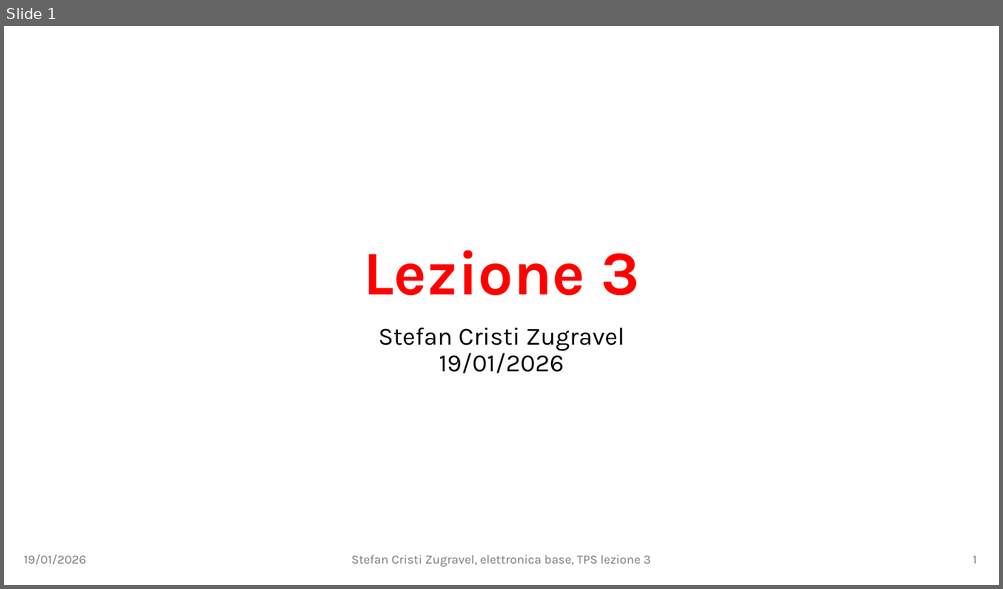
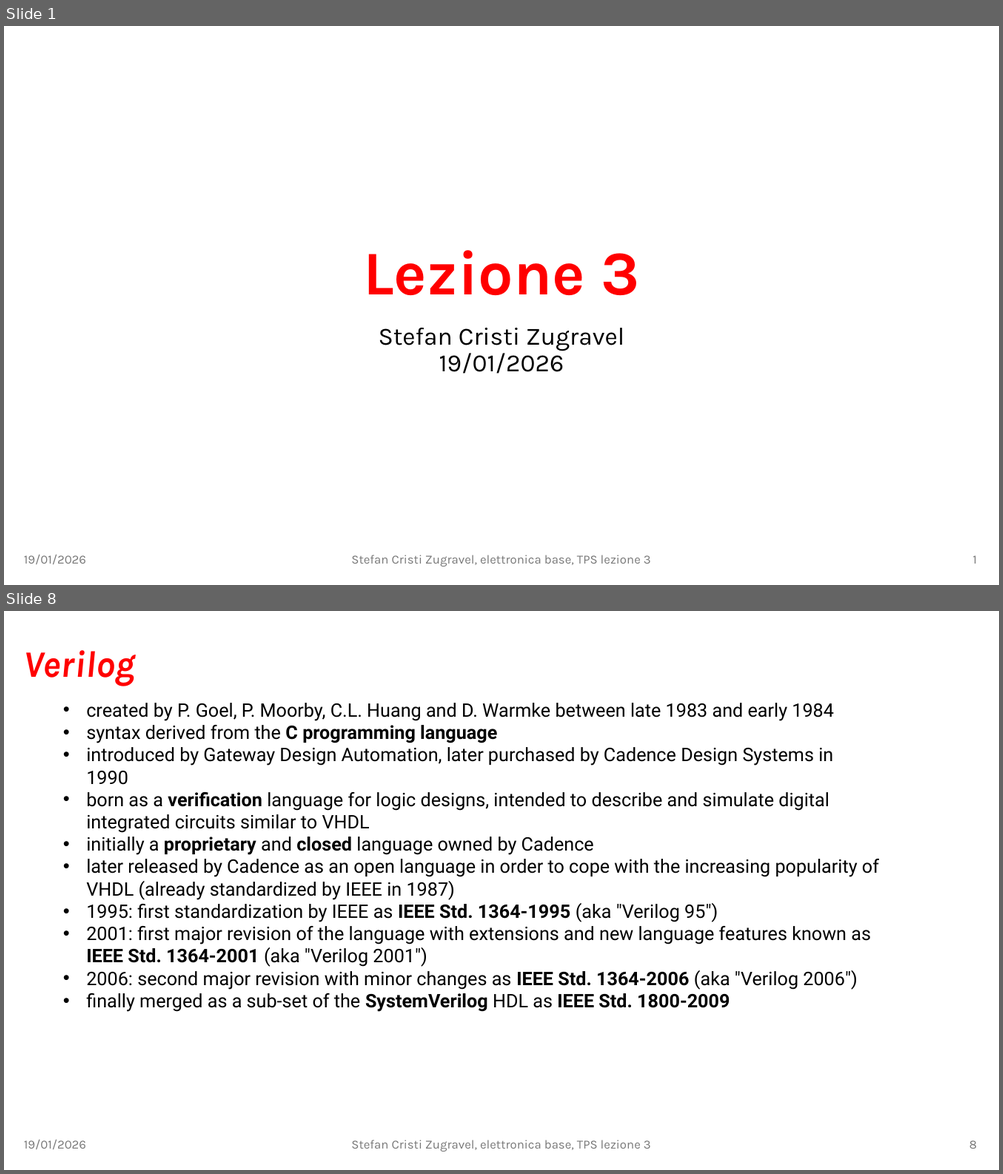
Before and after one commit to stefan-zugravel/elettronica_base, a slide deck: slides/lezione3.pptx. Shown one above the other, each under a label of ours: slide 1 before the commit, slides 1 and 8 after it; the slides between them are not shown. The pictures are 1003x589 and 1003x1174 pixels, drawn with LibreOffice and Linux fonts; fonts in the diff are those of the drawing. Boxes give left, top, right and bottom in pixels: in the first picture for what was removed or moved away, otherwise in the second. Text is boxed around its words. In the diff, an @@ line names an element or a change of style, - is before the commit and + after.

Commit message:
working on slides

```diff
--- a/slides/lezione3.pptx
+++ b/slides/lezione3.pptx
@@ slide 8 added at bbox=[4, 611, 999, 1170], background #FFFFFF @@
@@ title added at bbox=[24, 650, 135, 686], 36 pt, text #FF0000, bold, italic @@
+Verilog
@@ text added at bbox=[86, 703, 879, 1012], 18 pt, text #000000 @@
+• created by P. Goel, P. Moorby, C.L. Huang and D. Warmke between late 1983 and early 1984
+• syntax derived from the C programming language
+• introduced by Gateway Design Automation, later purchased by Cadence Design Systems in 1990
+• born as a verification language for logic designs, intended to describe and simulate digital integrated circuits similar to VHDL
+• initially a proprietary and closed language owned by Cadence
+• later released by Cadence as an open language in order to cope with the increasing popularity of VHDL (already standardized by IEEE in 1987)
+• 1995: first standardization by IEEE as IEEE Std. 1364-1995 (aka "Verilog 95")
+• 2001: first major revision of the language with extensions and new language features known as IEEE Std. 1364-2001 (aka "Verilog 2001")
+• 2006: second major revision with minor changes as IEEE Std. 1364-2006 (aka "Verilog 2006")
+• finally merged as a sub-set of the SystemVerilog HDL as IEEE Std. 1800-2009
@@ text added at bbox=[24, 1140, 86, 1150], 12 pt, text #797979 @@
+19/01/2026
@@ text added at bbox=[351, 1140, 651, 1152], 12 pt, text #797979 @@
+Stefan Cristi Zugravel, elettronica base, TPS lezione 3
@@ page number added at bbox=[969, 1141, 976, 1149], 12 pt, text #797979 @@
+8
```
Also in this commit, not shown: 44 other slides added.
